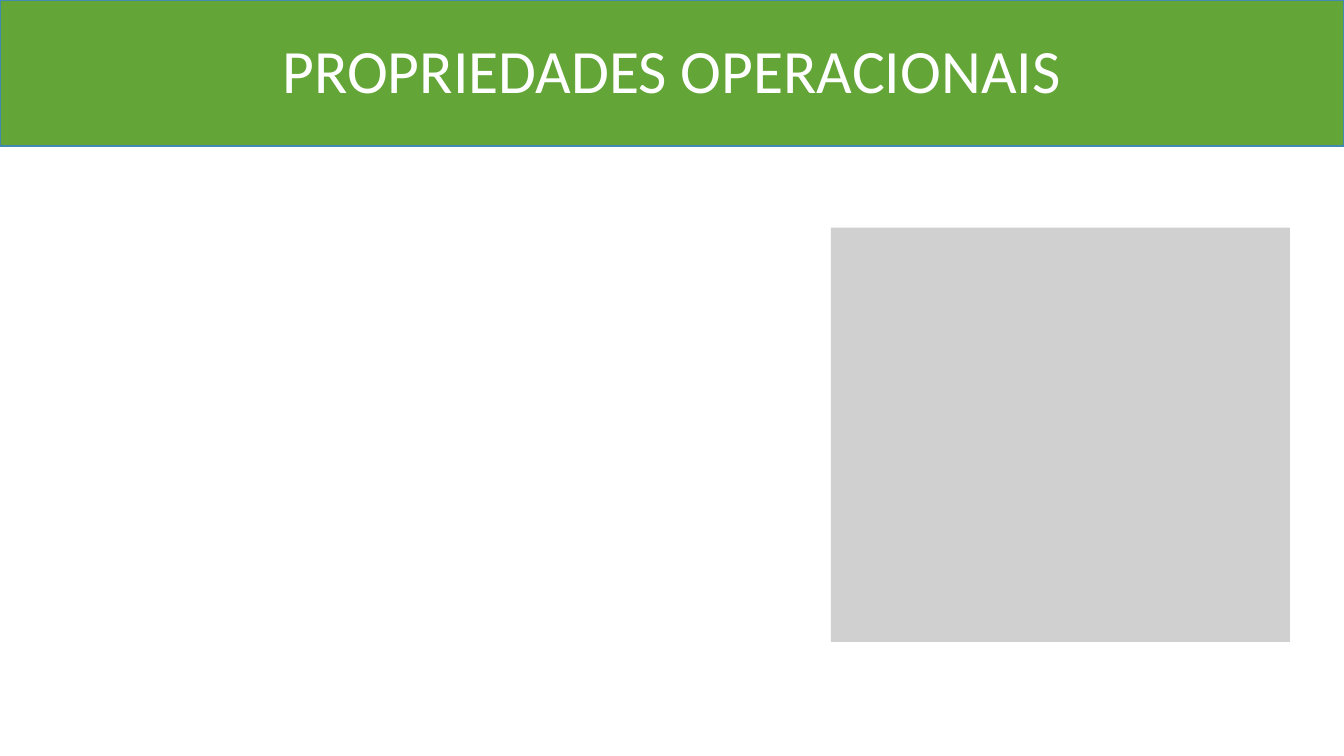
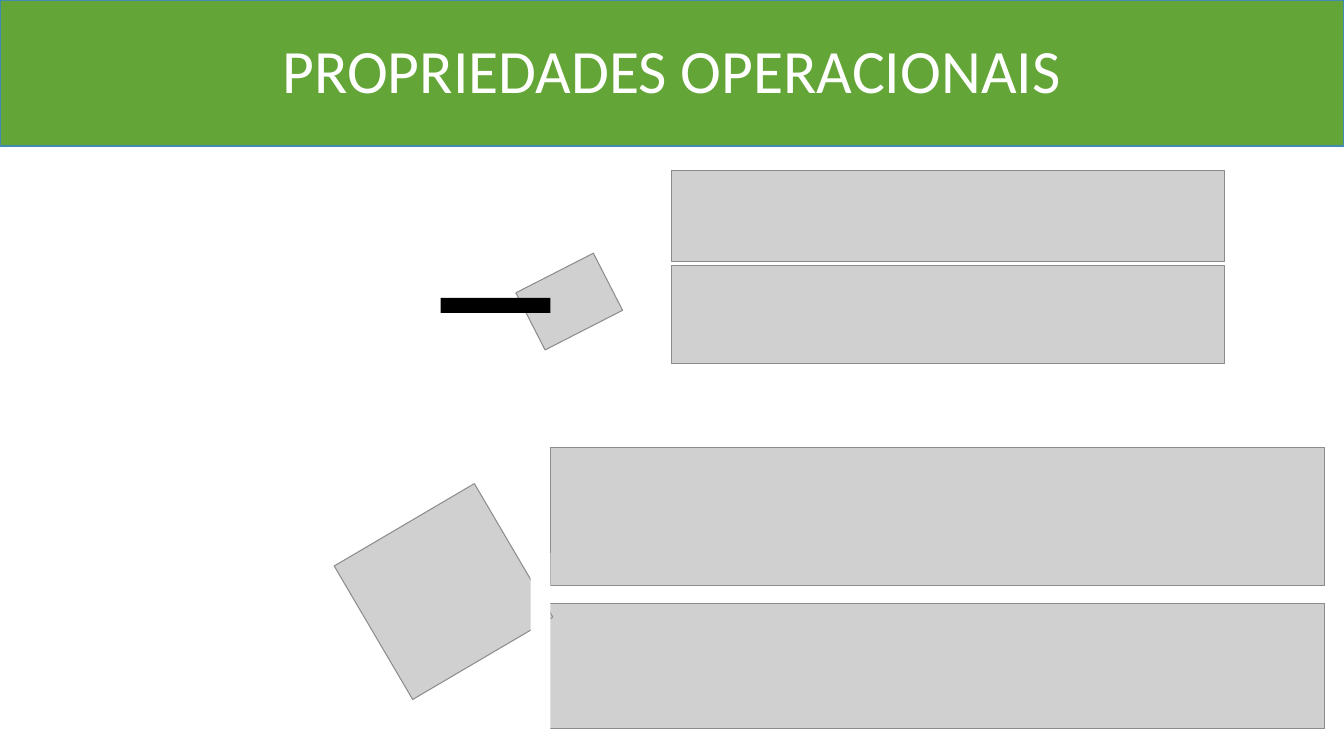
Before and after one commit to Marcio-Salmazo/Aulas, a slide deck: slide 38 of UNIUBE-MD/Teoria_MD.pptx. Drawn at 1344x756 pixels with LibreOffice and Linux fonts; fonts in the diff are those of the drawing; grey boxes stand for pictures. Boxes give left, top, right and bottom in pixels: in the first picture for what was removed or moved away, otherwise in the second. Text is boxed around its words. In the diff, an @@ line names an element or a change of style, - is before the commit and + after.

```diff
--- a/UNIUBE-MD/Teoria_MD.pptx
+++ b/UNIUBE-MD/Teoria_MD.pptx
@@ picture added at (x1=673, y1=170, x2=1225, y2=261) @@
@@ picture removed at (x1=831, y1=228, x2=1290, y2=642) @@
@@ picture added at (x1=516, y1=253, x2=623, y2=350) @@
@@ picture added at (x1=673, y1=266, x2=1225, y2=364) @@
@@ rectangle added at (x1=441, y1=297, x2=551, y2=313), fill #000000 @@
@@ picture added at (x1=551, y1=448, x2=1325, y2=586) @@
@@ picture added at (x1=334, y1=484, x2=552, y2=700) @@
@@ rectangle added at (x1=530, y1=554, x2=551, y2=747), fill #FFFFFF @@
@@ picture added at (x1=543, y1=604, x2=1325, y2=730) @@
```
Also in this commit, not shown: 1 other slide changed, 7 slides added, 3 other files.
